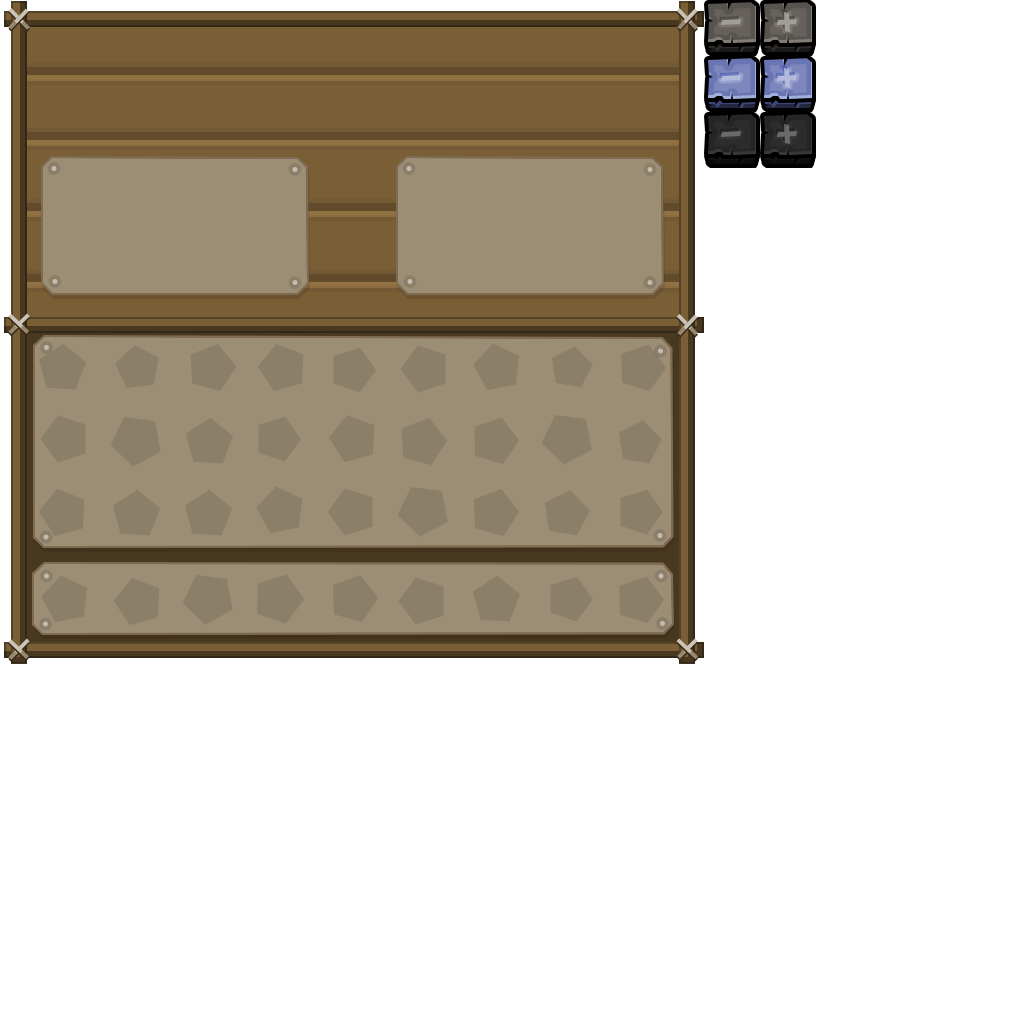
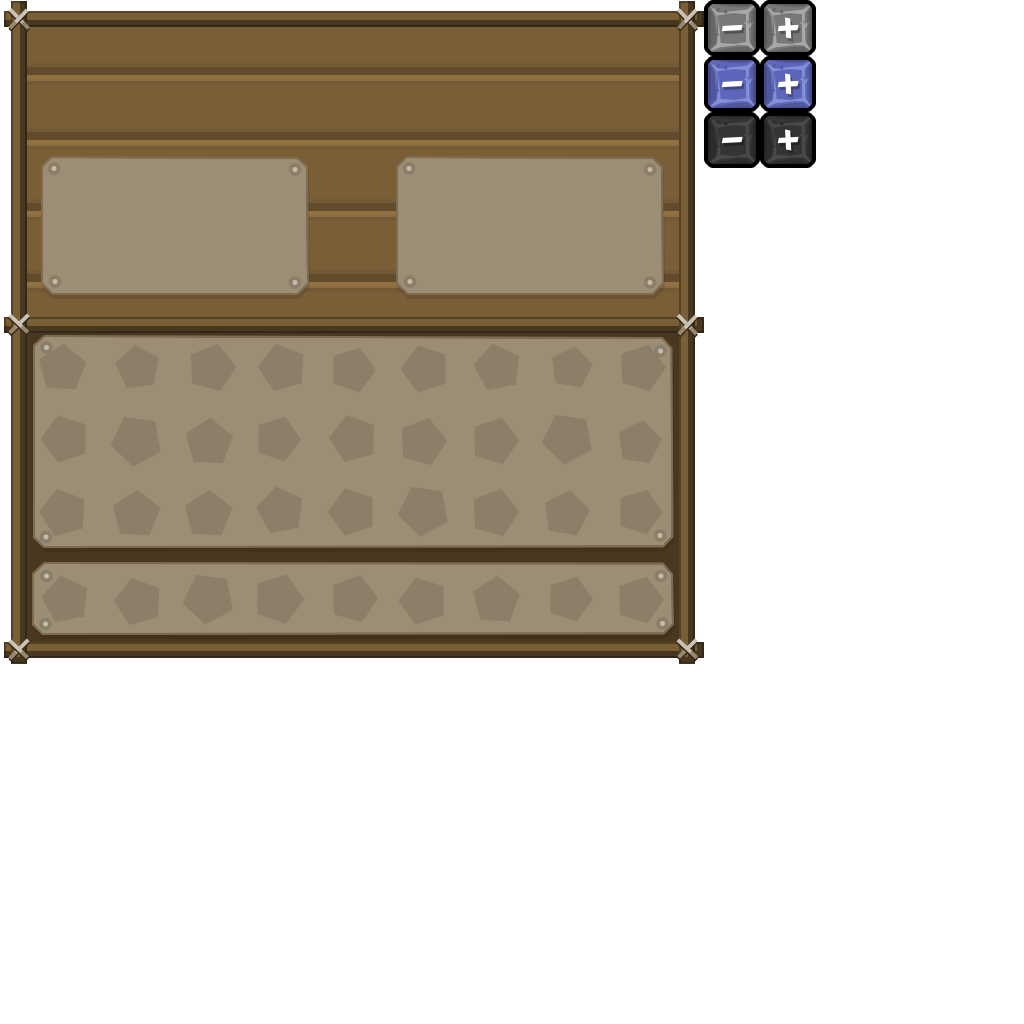
Before/after of a w=1024, h=1024 layered artwork. What changed in the layer stack:
removed group "Minus" (15 layers) over [708, 2, 760, 168]
removed group "Off" (1st of 2, in "Minus") (4 layers) from group "Minus" over [708, 2, 760, 56]
added group "minus" with 18 layers above "plus" over [707, 3, 757, 165]
removed layer "Forme 5 copie 9" (1st of 6, in "Minus" › "Off") from group "Off" over [708, 4, 760, 56]
removed group "Hover" (1st of 2, in "Minus") (4 layers) from group "Minus" over [708, 58, 760, 112]
added group "button small normal" (1st of 2, in "minus") with 4 layers in group "minus" over [707, 3, 757, 53]
added group "plus" with 18 layers above "gui" over [763, 3, 813, 165]
"Shape 2" (2nd of 2, in "plus"): blend soft light → normal, moved it into group "plus", painted on it over [721, 17, 799, 81]
removed layer "Forme 5 copie 9" (2nd of 6, in "Minus" › "Hover") from group "Hover" over [708, 60, 760, 112]
removed group "Disabled" (1st of 2, in "Minus") (4 layers) from group "Minus" over [708, 114, 760, 168]
removed layer "Forme 5 copie 9" (3rd of 6, in "Minus" › "Disabled") from group "Disabled" over [708, 116, 760, 168]
removed group "Plus" (15 layers) over [764, 2, 816, 168]
removed group "Off" (2nd of 2, in "Plus") (4 layers) from group "Plus" over [764, 2, 816, 56]
removed layer "Forme 5 copie 9" (4th of 6, in "Plus" › "Off") from group "Off" over [764, 4, 816, 56]
removed group "Hover" (2nd of 2, in "Plus") (4 layers) from group "Plus" over [764, 58, 816, 112]
removed layer "Forme 5 copie 9" (5th of 6, in "Plus" › "Hover") from group "Hover" over [764, 60, 816, 112]
removed group "Disabled" (2nd of 2, in "Plus") (4 layers) from group "Plus" over [764, 114, 816, 168]
removed layer "Forme 5 copie 9" (6th of 6, in "Plus" › "Disabled") from group "Disabled" over [764, 116, 816, 168]
…and 50 more changes (33 added, 1 blend, 1 painted, 16 removed, 1 stack)
